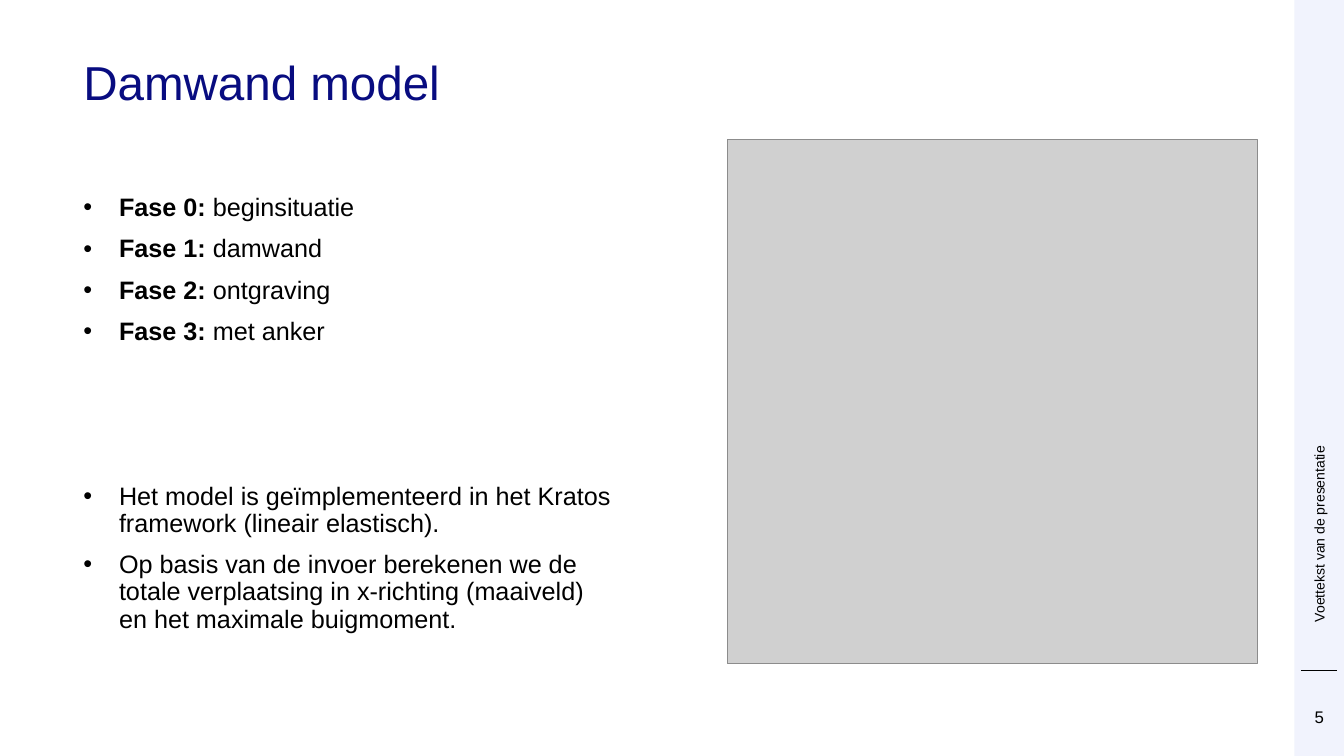
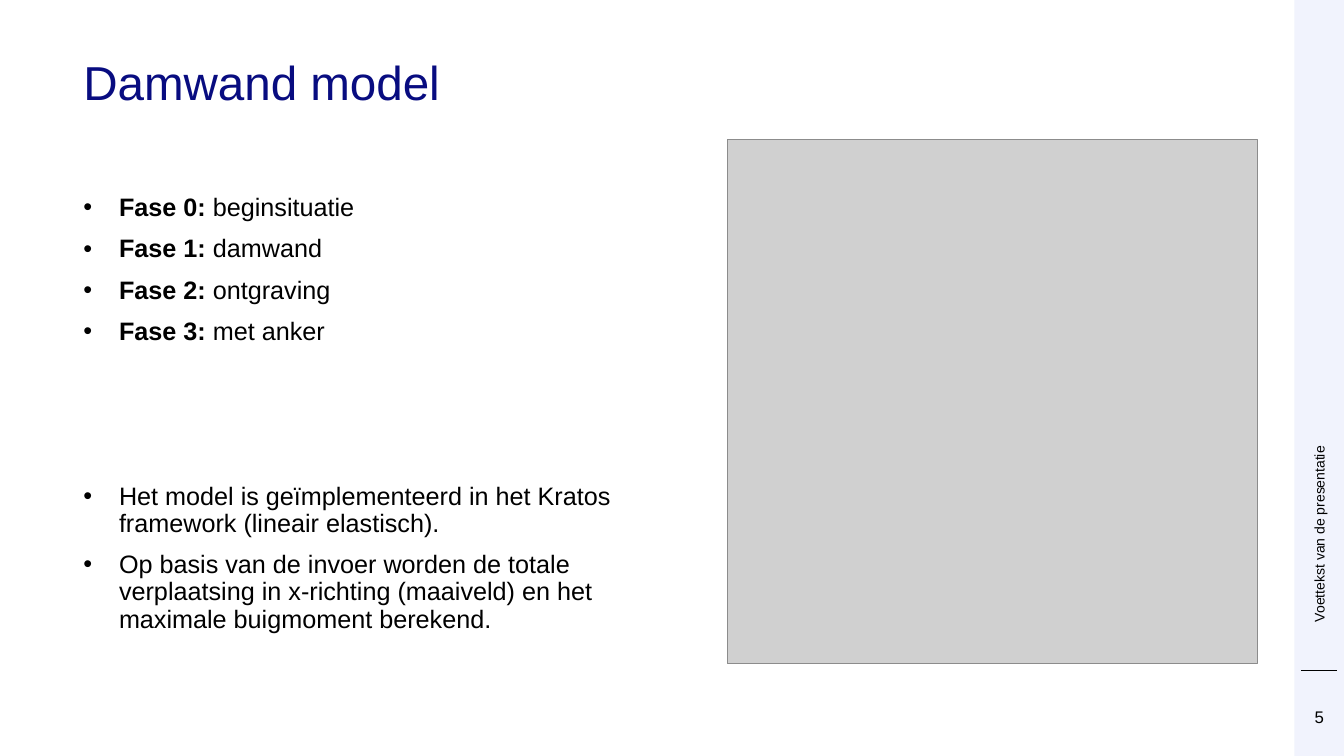
Before and after one commit to Deltares/ProbabilisticLibrary, a slide deck: slide 5 of sources/Deltares.Probabilistic.PWrapper.Examples/kratos/Prob Kratos DSD.pptx. Drawn at 1344x756 pixels with LibreOffice and Linux fonts; fonts in the diff are those of the drawing; grey boxes stand for pictures; background and template pictures are left out. Boxes give left, top, right and bottom in pixels: in the first picture for what was removed or moved away, otherwise in the second. Text is boxed around its words. In the diff, an @@ line names an element or a change of style, - is before the commit and + after.

```diff
--- a/sources/Deltares.Probabilistic.PWrapper.Examples/kratos/Prob Kratos DSD.pptx
+++ b/sources/Deltares.Probabilistic.PWrapper.Examples/kratos/Prob Kratos DSD.pptx
@@ text at [119, 554, 592, 633]: text changed @@
-• Op basis van de invoer berekenen we de totale verplaatsing in x-richting (maaiveld) en het maximale buigmoment.
+• Op basis van de invoer worden de totale verplaatsing in x-richting (maaiveld) en het maximale buigmoment berekend.
```
Also in this commit, not shown: 15 other slides changed, 3 slides added.
